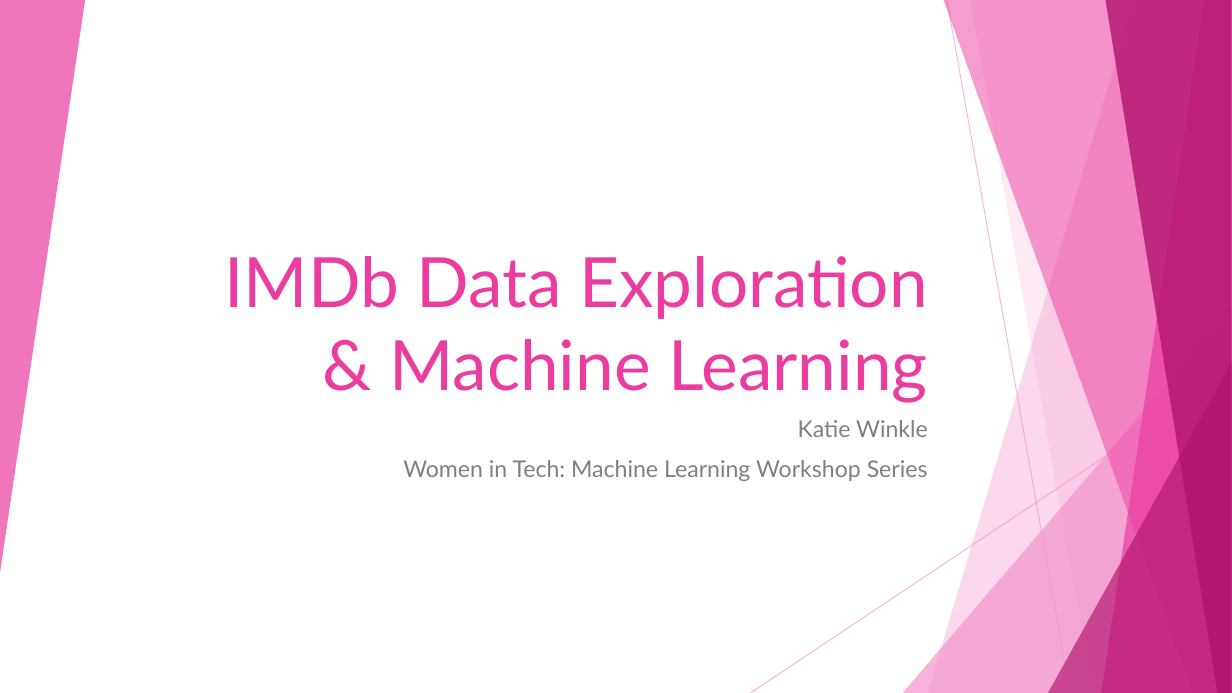
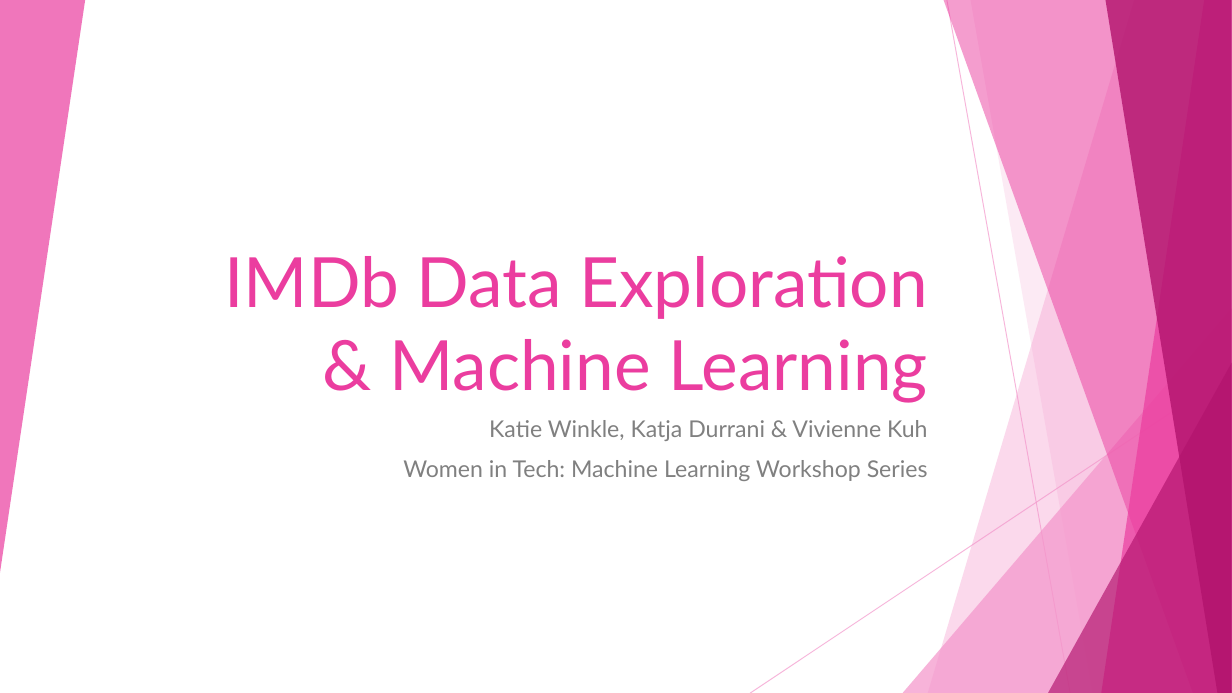
Before and after one commit to katjad/iris-robot-imdb, a slide deck: slide 1 of IMDb Data Exploration & Machine Learning.pptx. Drawn at 1232x693 pixels with LibreOffice and Linux fonts; fonts in the diff are those of the drawing. Boxes give left, top, right and bottom in pixels: in the first picture for what was removed or moved away, otherwise in the second. Text is boxed around its words. In the diff, an @@ line names an element or a change of style, - is before the commit and + after.

```diff
--- a/IMDb Data Exploration & Machine Learning.pptx
+++ b/IMDb Data Exploration & Machine Learning.pptx
@@ subtitle at [489, 420, 927, 441]: text changed @@
-Katie Winkle
+Katie Winkle, Katja Durrani & Vivienne Kuh
```
Also in this commit, not shown: 4 other slides changed, 5 slides added.
